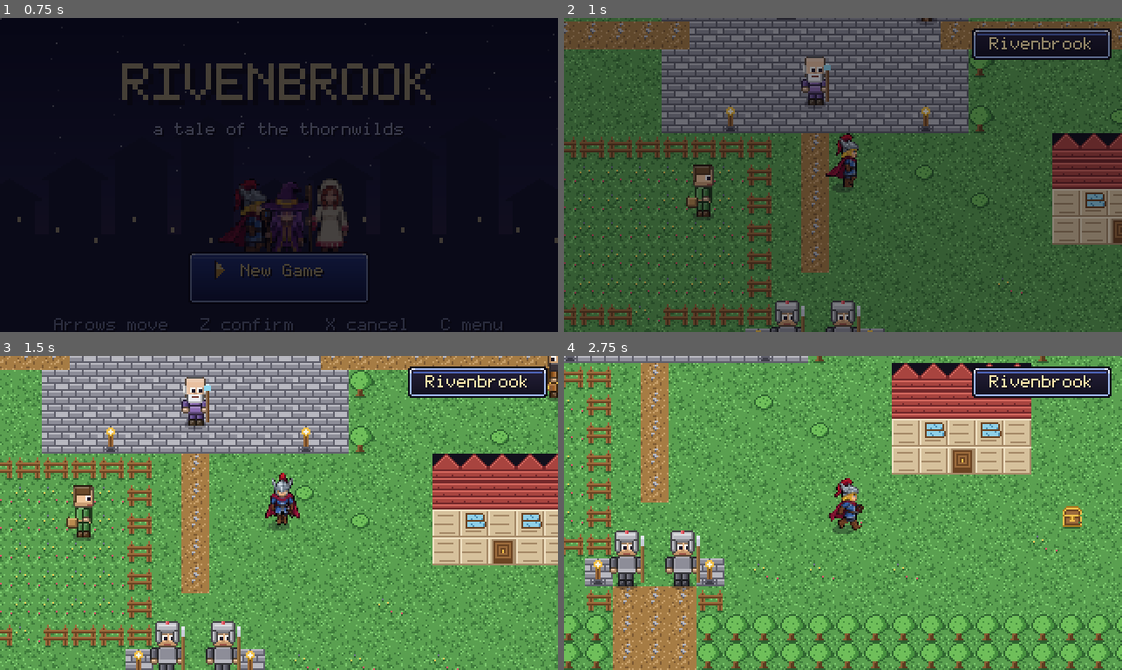
Above: before the commit, frames 1-4 (two rows, left to right).
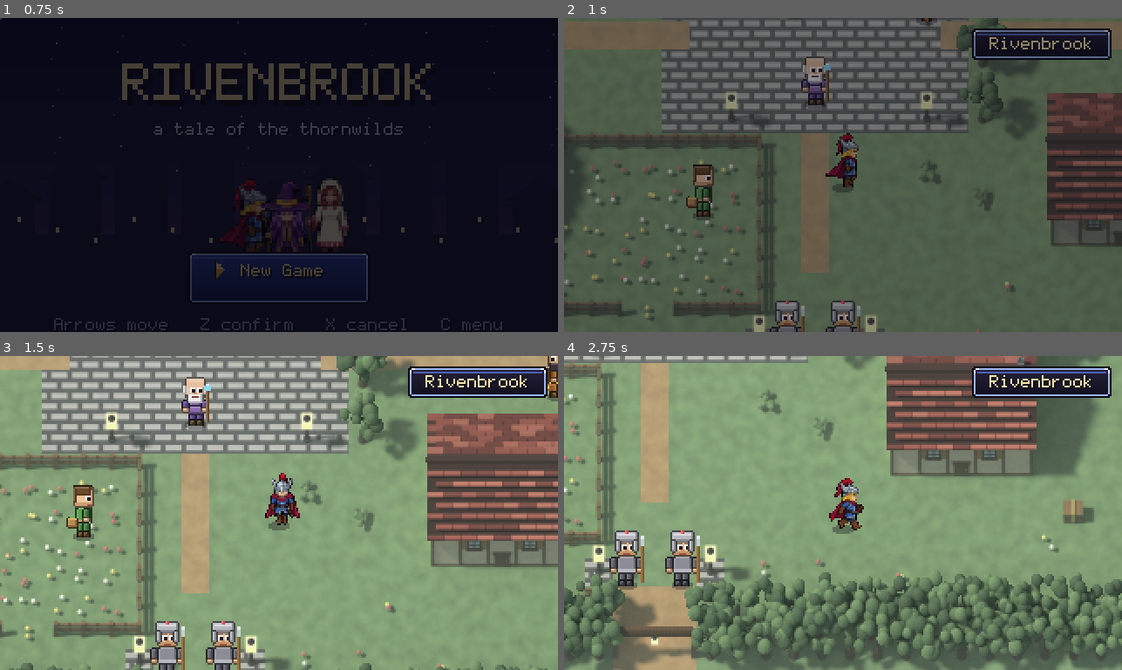
Above: after the commit, the same moments.

Repository: OuterHeavenX/pixelCookTest
Game: Godot game, scene res://scenes/Main.tscn
Two runs of this game, one before a commit and one after it. Both use one fixed random seed, a clock stepped at 60 frames per second and the inputs below.
Inputs (mouse positions are in pixels of both pictures, inside the frame that each line leads up to):
- Up to frame 1 (0.75 s): tap Enter at 0.5 s; move the mouse to (401, 159) at 0.52 s; hold Right from 0.53 s (still down); tap Z at 0.6 s; click (401, 159) at 0.67 s
- Up to frame 2 (1 s): keep holding Right; tap Space at 0.77 s
- Up to frame 3 (1.5 s): move the mouse to (167, 528) at 1.27 s; release Right at 1.28 s; hold Down from 1.28 s (still down); tap Enter at 1.35 s
- Up to frame 4 (2.75 s): tap Space at 1.52 s; move the mouse to (898, 443) at 2.02 s; release Down at 2.03 s; hold Right from 2.03 s (still down); tap X at 2.1 s

Frame 1 is identical in both runs. In frame 2, 60% of the frame differs, in the area x 0-100%, y 0-100%; in frame 3, 89%; in frame 4, 93%.

Commit message:
Draw the Blender pictures in the Godot build
godotcook.py stages art/prerender/ under godot/assets/prerender/, and the
field draws a map's picture in place of its tiles, the current water
frame over it, and the overlay of roofs and treetops after the sprites,
exactly as the browser build does. A map without a picture still draws
from tiles. The Godot smoke test checks the town has its picture, its
overlay and four frames of water, and that the barrow has none; its
screenshots are refreshed with the pictures in.

Co-Authored-By: Claude Fable 5.1 <noreply@anthropic.com>
Claude-Session: https://claude.ai/code/session_01UGsANBU6HSJ4hjNuh1FhtL

Diff:
--- a/godot/scripts/Art.gd
+++ b/godot/scripts/Art.gd
@@ -73,6 +73,66 @@
 				if row[x] == "1":
 					img.set_pixel(i * GLYPH_W + x, y, Color(1, 1, 1, 1))
 	_glyph_sheet = ImageTexture.create_from_image(img)
+
+
+# --- pictures ---------------------------------------------------------------
+## The Blender render of a map, where one exists under assets/prerender/:
+## the base picture drawn in place of the tiles, an overlay of roofs and
+## treetops drawn after the sprites, and the water frames drawn over the
+## base in turn. A map without a picture draws from tiles as it always did.
+
+var _pictures := {}
+
+
+func _picture(path: String) -> Texture2D:
+	if not FileAccess.file_exists(path):
+		return null
+	var tex = load(path)
+	if tex is Texture2D:
+		return tex
+	# Not imported (a fresh copy the editor has not scanned): read it directly.
+	var img := Image.load_from_file(path)
+	if img == null:
+		return null
+	return ImageTexture.create_from_image(img)
+
+
+func pictures_for(map_id: String) -> Dictionary:
+	if _pictures.has(map_id):
+		return _pictures[map_id]
+	var out := {}
+	var base := _picture("res://assets/prerender/%s.png" % map_id)
+	if base != null:
+		out["base"] = base
+		var over := _picture("res://assets/prerender/%s_over.png" % map_id)
+		if over != null:
+			out["over"] = over
+		var water: Array = []
+		var k := 0
+		while true:
+			var frame := _picture("res://assets/prerender/%s_water%d.png" % [map_id, k])
+			if frame == null:
+				break
+			water.append(frame)
+			k += 1
+		if not water.is_empty():
+			out["water"] = water
+	_pictures[map_id] = out
+	return out
+
+
+## A picture at map scale, clipped to the camera. A map smaller than the view
+## is centred, so the camera can sit at a negative offset; the source
+## rectangle has to stay inside the picture.
+func draw_picture(c: CanvasItem, tex: Texture2D, cam: Vector2) -> void:
+	var dx: float = maxf(0.0, -cam.x)
+	var dy: float = maxf(0.0, -cam.y)
+	var sx: float = maxf(0.0, cam.x)
+	var sy: float = maxf(0.0, cam.y)
+	var sw: float = minf(tex.get_width() - sx, VW - dx)
+	var sh: float = minf(tex.get_height() - sy, VH - dy)
+	if sw > 0.0 and sh > 0.0:
+		c.draw_texture_rect_region(tex, Rect2(dx, dy, sw, sh), Rect2(sx, sy, sw, sh))
 
 
 # --- sprites ----------------------------------------------------------------
--- a/godot/scripts/FieldMode.gd
+++ b/godot/scripts/FieldMode.gd
@@ -619,11 +619,23 @@
 
 	c.draw_rect(Rect2(0, 0, Art.VW, Art.VH), Color("#12101c"))
 
+	# The Blender picture, where the map has one. Anything the tile pass would
+	# have changed at runtime - the ward cracking - is baked in and stays
+	# still; the water moves because its frames are drawn over it in turn.
+	var pics := Art.pictures_for(Gs.map_id)
+	if pics.has("base"):
+		Art.draw_picture(c, pics["base"], cam)
+		if pics.has("water"):
+			var frames: Array = pics["water"]
+			Art.draw_picture(c, frames[int(anim * 3.0) % frames.size()], cam)
+
 	var x0 := int(cam.x / TILE)
 	var y0 := int(cam.y / TILE)
 	var x1 := int(ceil((cam.x + Art.VW) / TILE))
 	var y1 := int(ceil((cam.y + Art.VH) / TILE))
-	for y in range(y0, y1 + 1):
+	# The tile pass only where there is no picture to stand in for it.
+	var rows: Array = range(y0, y1 + 1) if not pics.has("base") else []
+	for y in rows:
 		for x in range(x0, x1 + 1):
 			var ch := tile_at(x, y)
 			if ch == "" or not Dat.legend.has(ch):
@@ -675,6 +687,10 @@
 			Art.spr_foot(c, "%s_%s%d" % [n["sprite"], n["dir"], walk_frame(float(n["phase"]))],
 				npos + Vector2(8, 16))
 
+	# Roofs and treetops, over whoever stands behind them.
+	if pics.has("over"):
+		Art.draw_picture(c, pics["over"], cam)
+
 	draw_location_banner(c)
 	if not msg.is_empty():
 		draw_message_box(c)
--- a/godot/scripts/Smoke.gd
+++ b/godot/scripts/Smoke.gd
@@ -195,6 +195,10 @@
 		"New Game reaches the field")
 	_expect(Gs.party.size() == 3, "three characters in the party")
 	_expect(Gs.map_id == "town", "starts in town")
+	var pics: Dictionary = Art.pictures_for("town")
+	_expect(pics.has("base") and pics.has("over"), "the town draws from its Blender picture and overlay")
+	_expect(pics.has("water") and (pics["water"] as Array).size() == 4, "with four frames of water")
+	_expect(not Art.pictures_for("barrow1").has("water"), "and the barrow has no water to animate")
 	await _shot("field")
 
 	_say("equipment")
Binary file added: godot/assets/prerender/barrow1.png
Not shown, added: godot/assets/prerender/barrow1.png.import
Binary file added: godot/assets/prerender/barrow1_over.png
Not shown, added: godot/assets/prerender/barrow1_over.png.import
Binary file added: godot/assets/prerender/barrow2.png
Not shown, added: godot/assets/prerender/barrow2.png.import
Binary file added: godot/assets/prerender/barrow2_over.png
Not shown, added: godot/assets/prerender/barrow2_over.png.import
Binary file added: godot/assets/prerender/hollow.png
Not shown, added: godot/assets/prerender/hollow.png.import
Binary file added: godot/assets/prerender/hollow_over.png
Not shown, added: godot/assets/prerender/hollow_over.png.import
(and 74 more such lines)
